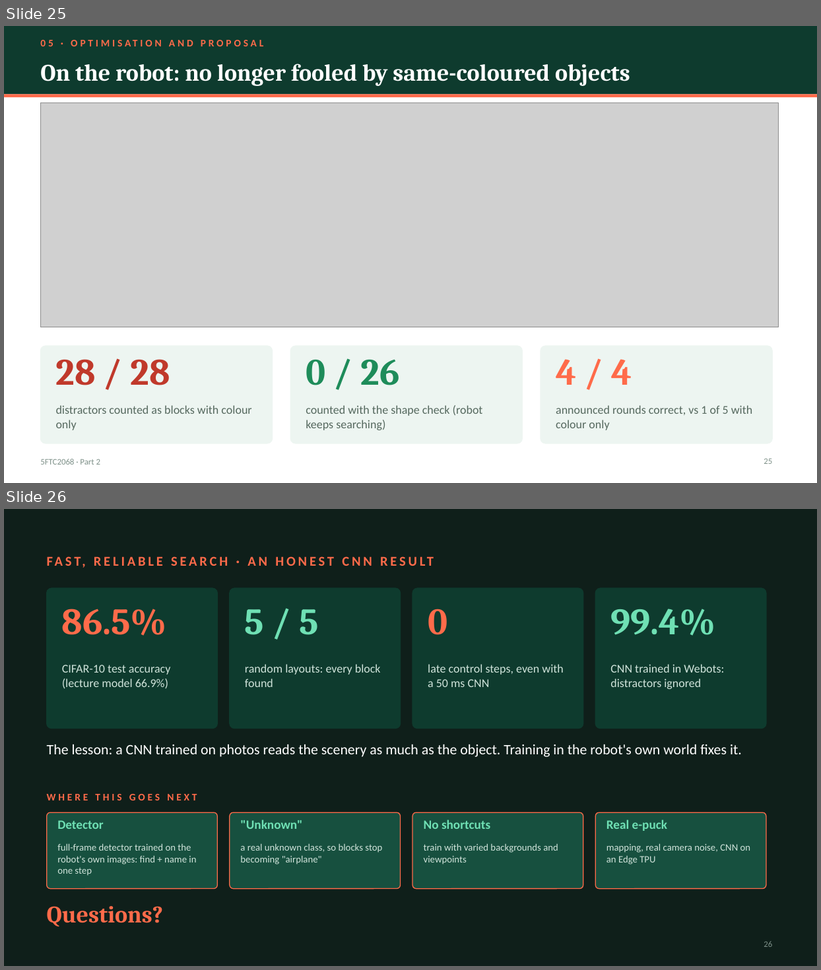
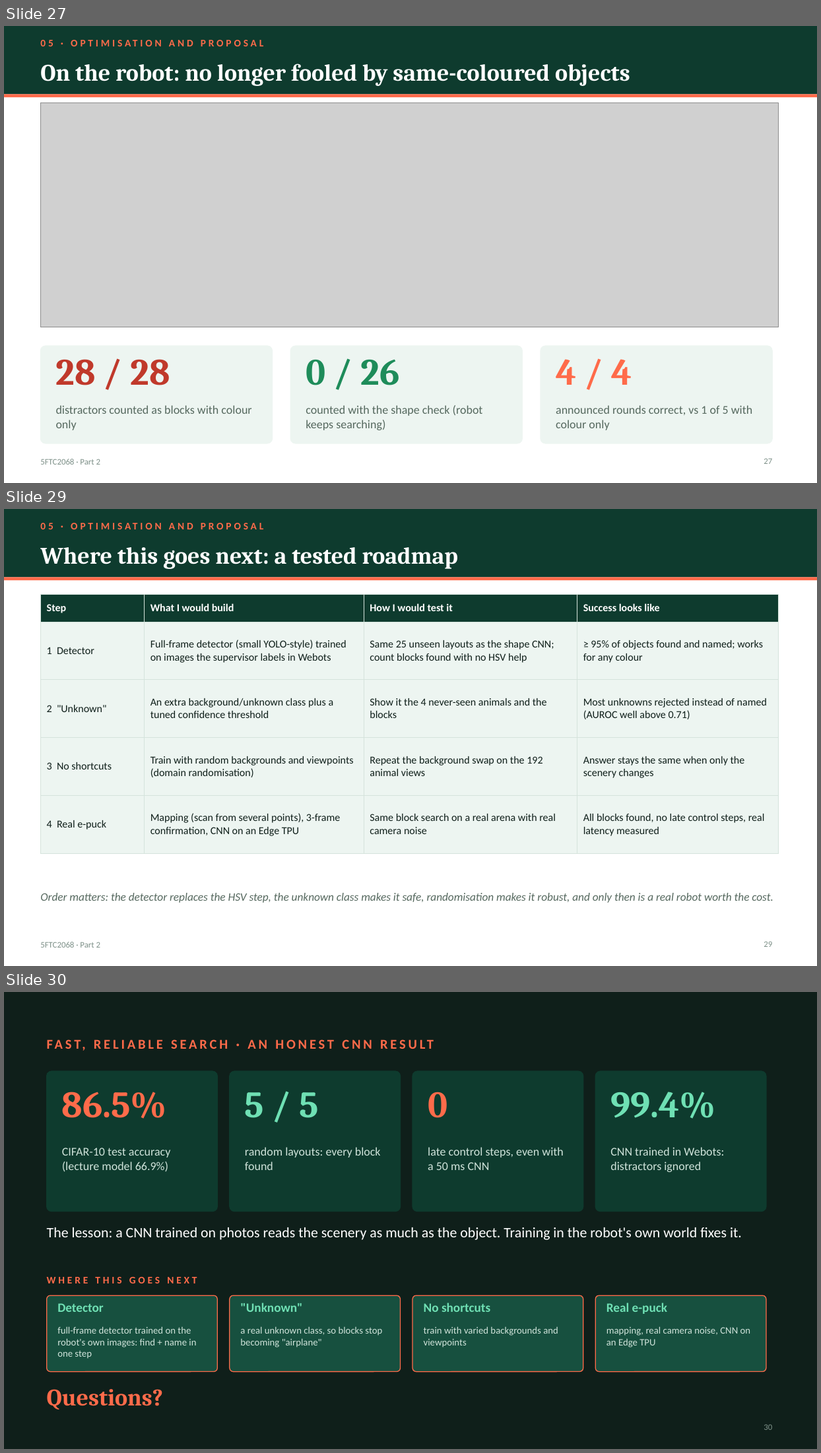
Before and after one commit to kris072008/webots-cnn-colour-detection, a slide deck: report/Krishna_Mahajan_106wucww_Part2_Presentation.pptx. Shown one above the other, each under a label of ours: slides 25 and 26 before the commit, slides 27, 29 and 30 after it; the slides between them are not shown. The pictures are 821x970 and 821x1453 pixels, drawn with LibreOffice and Linux fonts; fonts in the diff are those of the drawing; grey boxes stand for pictures. Boxes give left, top, right and bottom in pixels: in the first picture for what was removed or moved away, otherwise in the second. Text is boxed around its words. In the diff, an @@ line names an element or a change of style, - is before the commit and + after.

Commit message:
Slides and report: motivation and research questions, method overview, three lessons, tested roadmap

```diff
--- a/report/Krishna_Mahajan_106wucww_Part2_Presentation.pptx
+++ b/report/Krishna_Mahajan_106wucww_Part2_Presentation.pptx
@@ slide 29 added at [4,509,817,966], background #FFFFFF; not listed: 3 template elements that a slide beside it also shows @@
@@ text added at [40,517,529,535], 12 pt, text #FF6B4A, bold @@
+05 · OPTIMISATION AND PROPOSAL
@@ title added at [40,547,458,569], 28 pt, text #FFFFFF, bold @@
+Where this goes next: a tested roadmap
@@ table added at [40,594,779,839], 5 rows, 4 columns @@
+Step | What I would build | How I would test it | Success looks like
+1 Detector | Full-frame detector (small YOLO-style) trained on images the supervisor labels in Webots | Same 25 unseen layouts as the shape CNN; count blocks found with no HSV help | ≥ 95% of objects found and named; works for any colour
+2 "Unknown" | An extra background/unknown class plus a tuned confidence threshold | Show it the 4 never-seen animals and the blocks | Most unknowns rejected instead of named (AUROC well above 0.71)
+3 No shortcuts | Train with random backgrounds and viewpoints (domain randomisation) | Repeat the background swap on the 192 animal views | Answer stays the same when only the scenery changes
+4 Real e-puck | Mapping (scan from several points), 3-frame confirmation, CNN on an Edge TPU | Same block search on a real arena with real camera noise | All blocks found, no late control steps, real latency measured
@@ text added at [40,893,774,903], 13.5 pt, text #56695F, italic @@
+Order matters: the detector replaces the HSV step, the unknown class makes it safe, randomisation makes it robust, and only then is a real robot worth the cost.
@@ page number added at [764,942,772,947], 10 pt, text #7E9189 @@
+29
@@ what was slide 25 is now slide 27 @@
@@ page number at [764,459,772,464]: text changed @@
-25
+27
@@ what was slide 26 is now slide 30 @@
@@ page number at [764,1425,772,1430]: text changed @@
-26
+30
```
Also in this commit, not shown: 3 slides changed, 3 other slides added, 3 other files.
